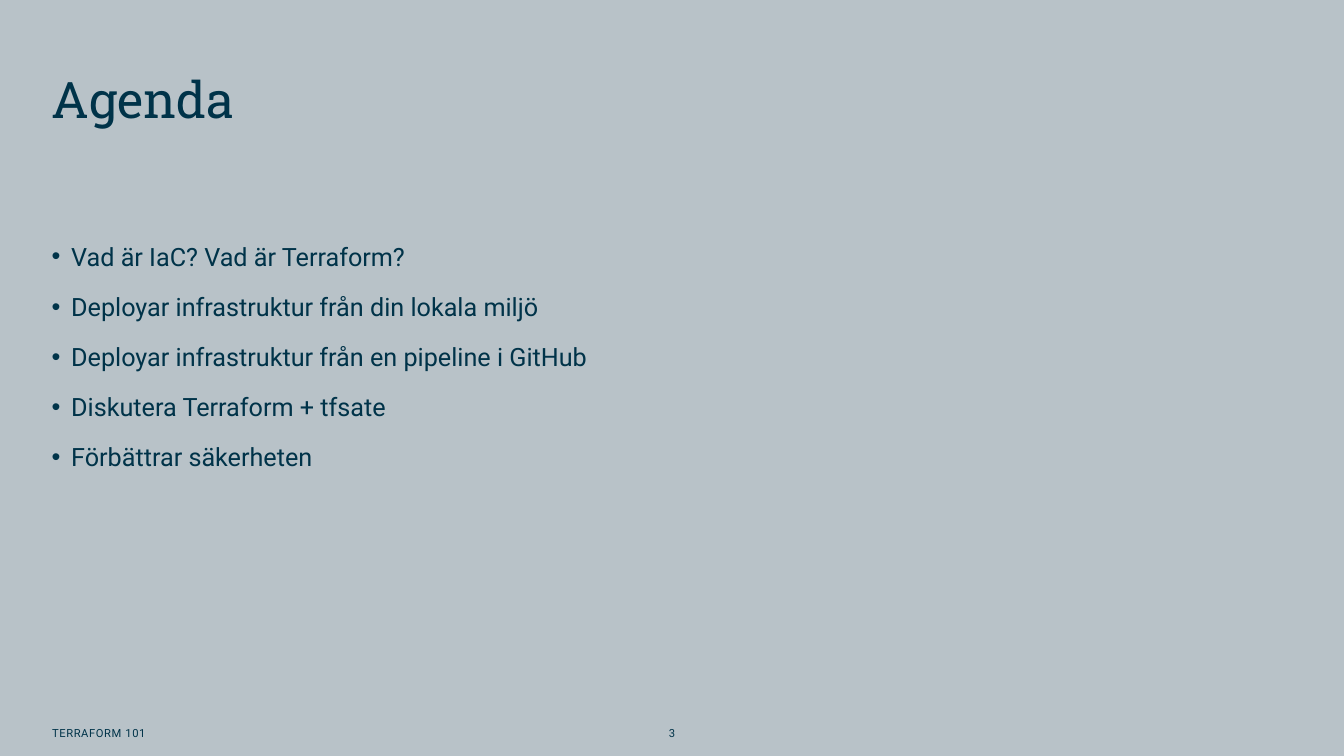
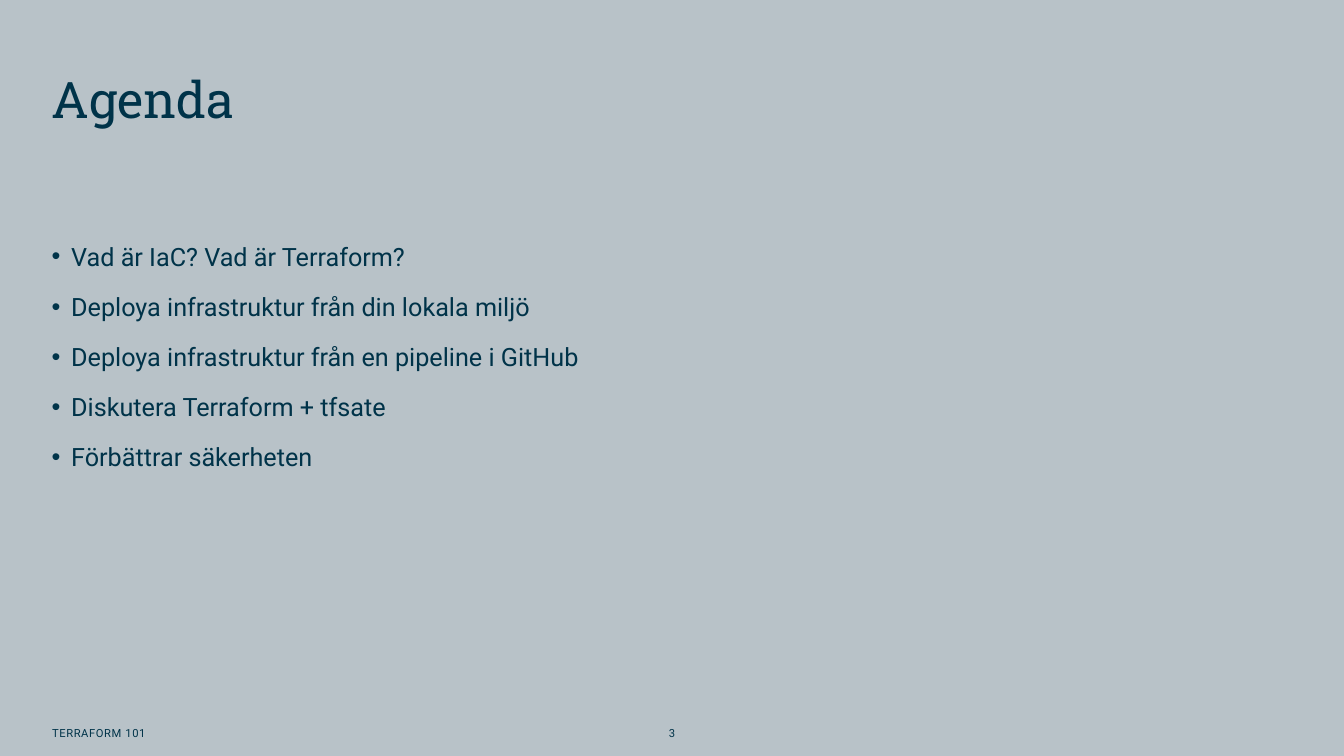
Before and after one commit to Omegapoint/terraform-101, a slide deck: slide 3 of Terraform101.pptx. Drawn at 1344x756 pixels with LibreOffice and Linux fonts; fonts in the diff are those of the drawing; background and template pictures are left out. Boxes give left, top, right and bottom in pixels: in the first picture for what was removed or moved away, otherwise in the second. Text is boxed around its words. In the diff, an @@ line names an element or a change of style, - is before the commit and + after.

```diff
--- a/Terraform101.pptx
+++ b/Terraform101.pptx
@@ text at (x1=71, y1=296, x2=579, y2=372): text changed @@
-• Deployar infrastruktur från din lokala miljö
-• Deployar infrastruktur från en pipeline i GitHub
+• Deploya infrastruktur från din lokala miljö
+• Deploya infrastruktur från en pipeline i GitHub
```
Also in this commit, not shown: 1 other slide changed, 1 other file.
